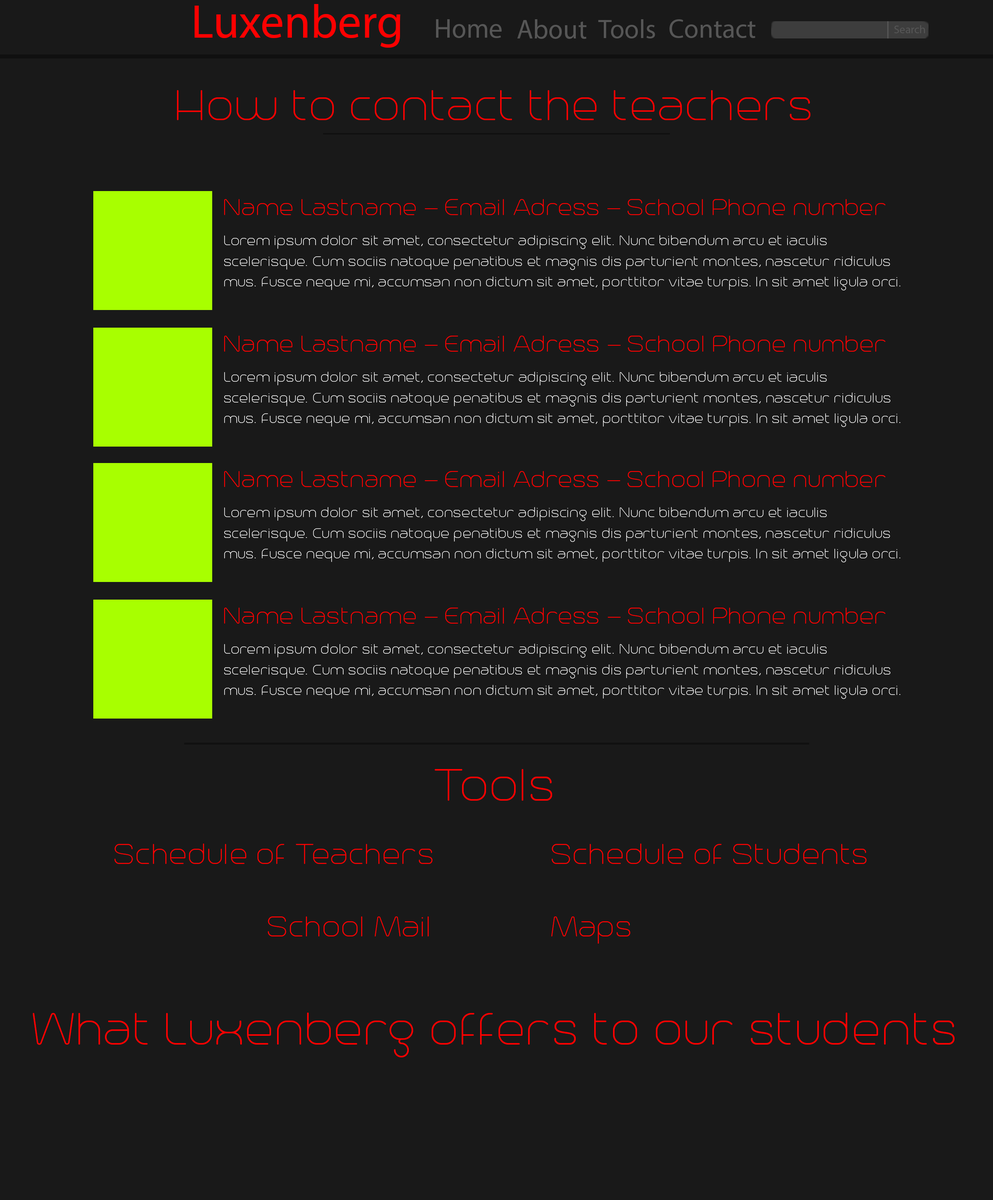
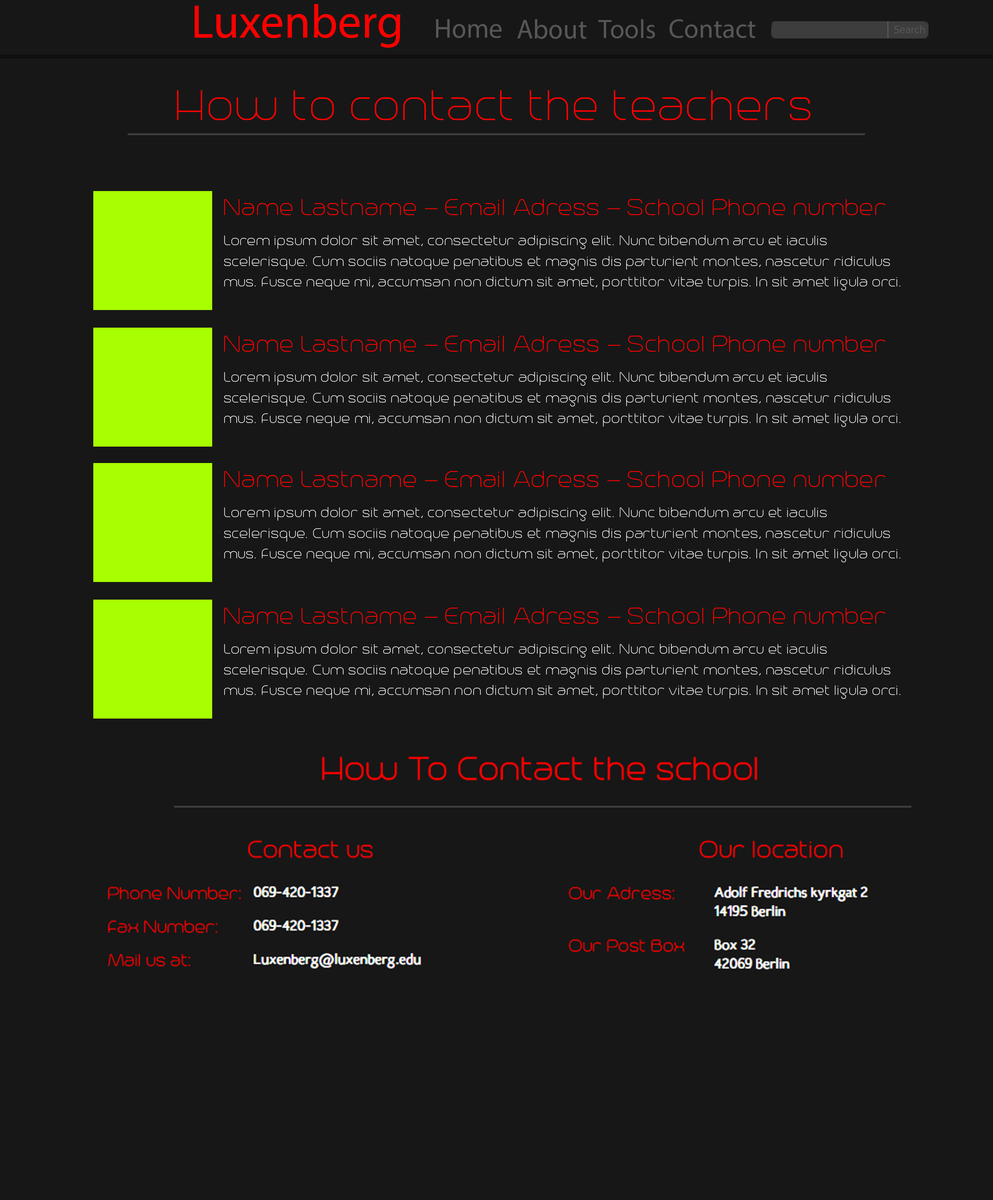
Layer changes from the first 993 x 1200 image to the second:
removed layer "What Luxenberg offers to our students" over left=32, top=1012, right=955, bottom=1058
removed layer "Maps" over left=551, top=916, right=631, bottom=944
removed layer "School Mail" over left=267, top=916, right=429, bottom=937
removed layer "Schedule of Students" over left=551, top=843, right=867, bottom=864
removed layer "Schedule of Teachers" over left=114, top=843, right=433, bottom=864
removed layer "Tools" (1st of 2) over left=434, top=768, right=553, bottom=801
removed layer "Layer 4 copy 2" over left=184, top=742, right=810, bottom=745
added layer "Layer 7" above "Capture" over left=126, top=131, right=867, bottom=137
added layer "Capture" above "Person" over left=54, top=742, right=955, bottom=1035
painted on "Background" over left=32, top=131, right=955, bottom=1058
